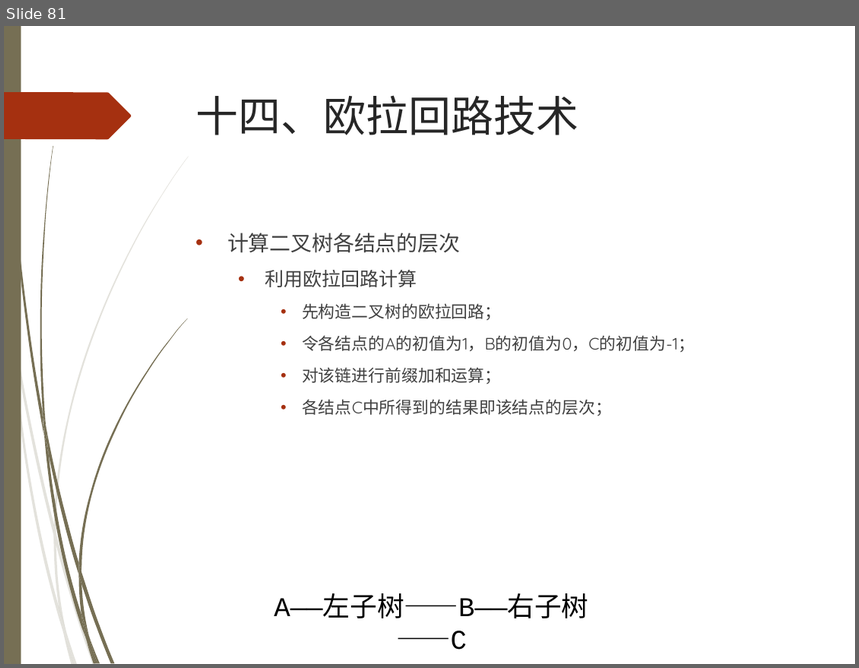
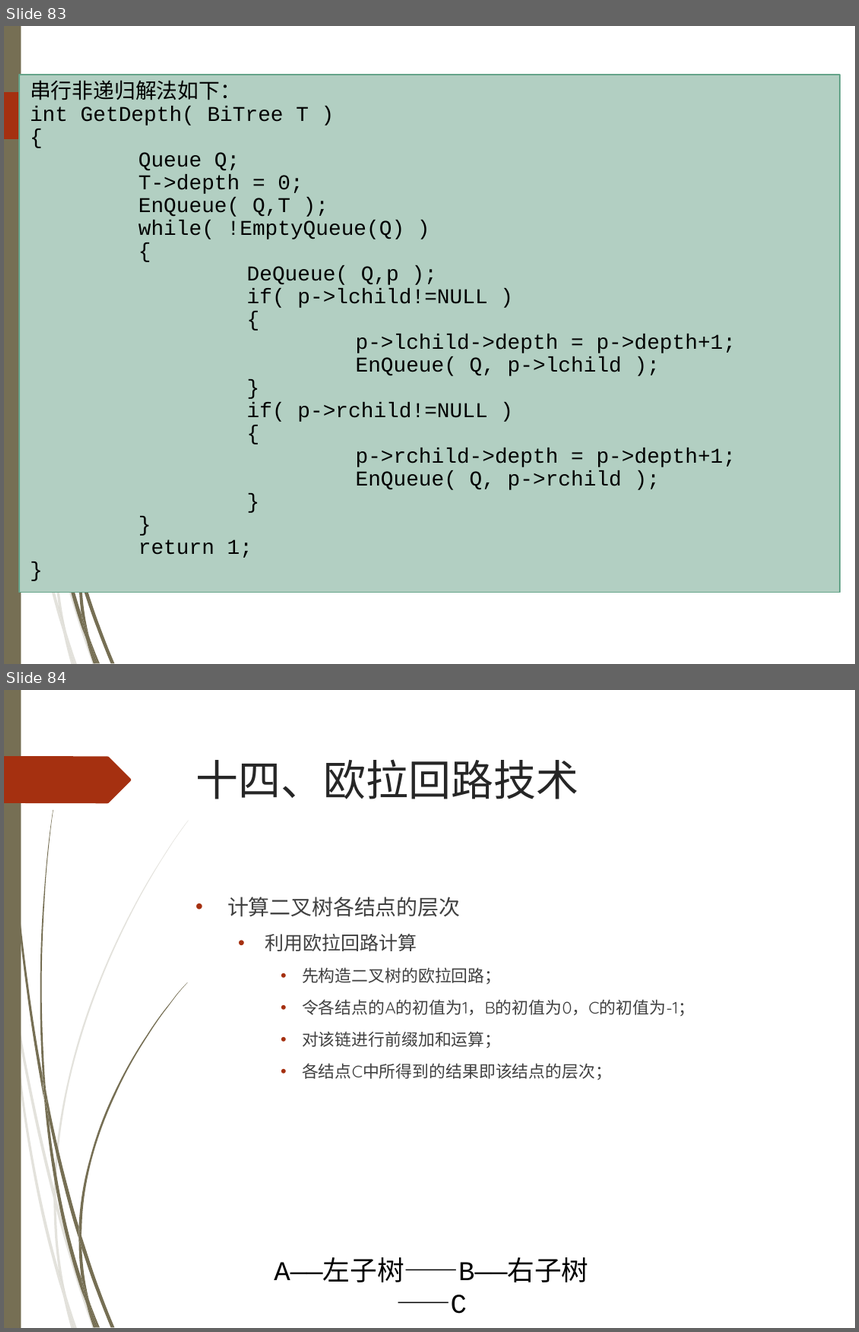
Before and after one commit to TeacherPeng/Parallel, a slide deck: 教案/并行算法.pptx. Shown one above the other, each under a label of ours: slide 81 before the commit, slides 83 and 84 after it. The pictures are 859x668 and 859x1332 pixels, drawn with LibreOffice and Linux fonts; fonts in the diff are those of the drawing; background and template pictures are left out. Boxes give left, top, right and bottom in pixels: in the first picture for what was removed or moved away, otherwise in the second. Text is boxed around its words. In the diff, an @@ line names an element or a change of style, - is before the commit and + after.

```diff
--- a/教案/并行算法.pptx
+++ b/教案/并行算法.pptx
@@ slide 83 added at [4, 26, 855, 664], background picture (left out); not listed: 18 template elements that a slide beside it also shows @@
@@ rectangle added at [19, 75, 840, 593], fill #B3CFC2, outline #65A48B 0.75 pt, 14 pt, text #000000 @@
+串行非递归解法如下：
+int GetDepth( BiTree T )
+{
+Queue Q;
+T->depth = 0;
+EnQueue( Q,T );
+while( !EmptyQueue(Q) )
+{
+DeQueue( Q,p );
+if( p->lchild!=NULL )
+{
+p->lchild->depth = p->depth+1;
+EnQueue( Q, p->lchild );
+}
+if( p->rchild!=NULL )
+{
+p->rchild->depth = p->depth+1;
+EnQueue( Q, p->rchild );
+}
+}
+return 1;
+}
@@ what was slide 81 is now slide 84 @@
```
Also in this commit, not shown: 1 slide changed, 2 other slides added.
